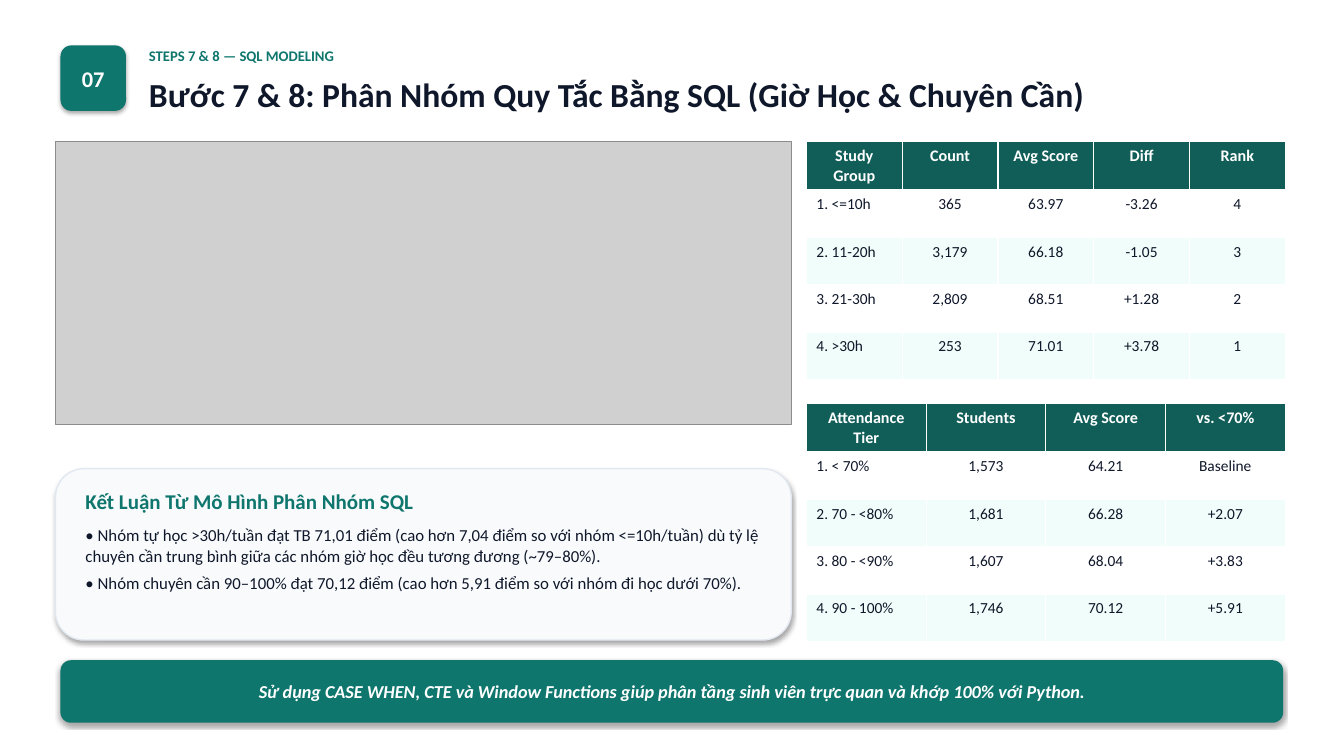
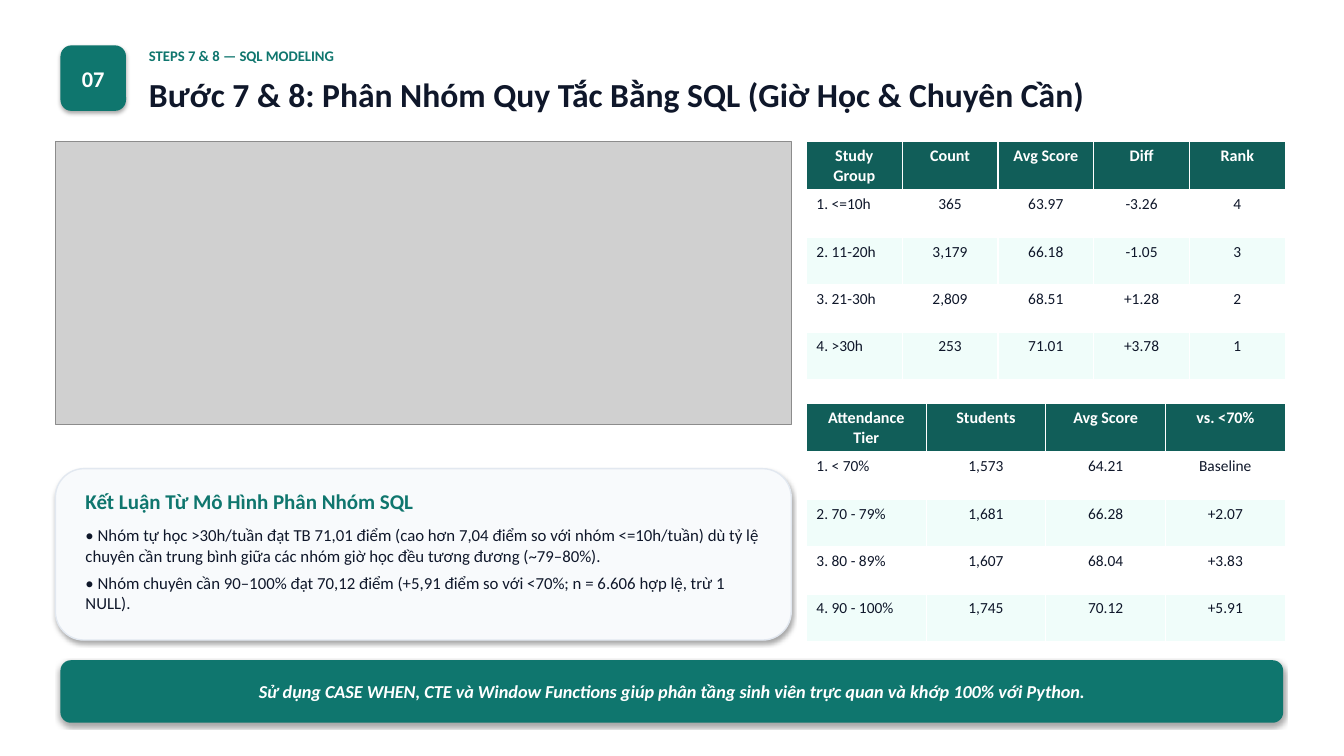
Before and after one commit to baole16/ADY201m, a slide deck: slide 9 of 2_Slide/Slide_VI.pptx. Drawn at 1344x756 pixels with LibreOffice and Linux fonts; fonts in the diff are those of the drawing; grey boxes stand for pictures. Boxes give left, top, right and bottom in pixels: in the first picture for what was removed or moved away, otherwise in the second. Text is boxed around its words. In the diff, an @@ line names an element or a change of style, - is before the commit and + after.

```diff
--- a/2_Slide/Slide_VI.pptx
+++ b/2_Slide/Slide_VI.pptx
@@ table at (807,403,1287,640) @@
-row 3, column 1: 2. 70 - <80%
+row 3, column 1: 2. 70 - 79%
-row 4, column 1: 3. 80 - <90%
+row 4, column 1: 3. 80 - 89%
-row 5, column 2: 1,746
+row 5, column 2: 1,745
@@ text at (85,576,724,611): text changed @@
-• Nhóm chuyên cần 90–100% đạt 70,12 điểm (cao hơn 5,91 điểm so với nhóm đi học dưới 70%).
+• Nhóm chuyên cần 90–100% đạt 70,12 điểm (+5,91 điểm so với <70%; n = 6.606 hợp lệ, trừ 1 NULL).
```
Also in this commit, not shown: 3 other slides changed, 29 other files.
